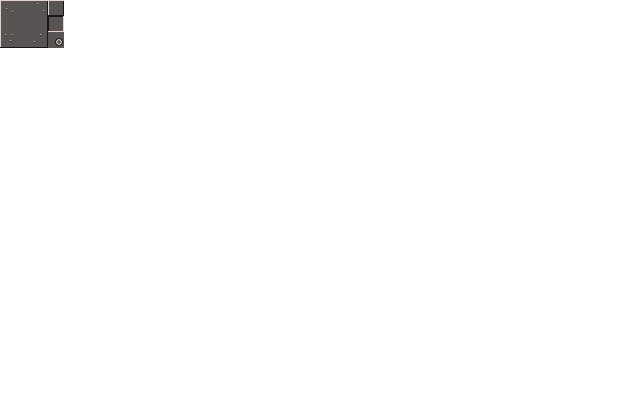
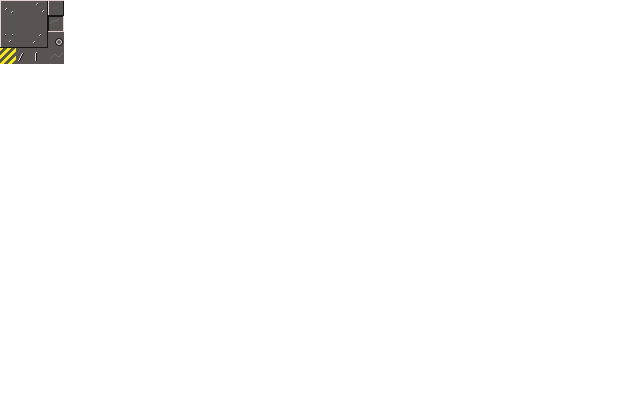
The second (640, 400) image is a revision of the first. Changes to its layers:
painted on "Bakgrund" over (x1=0, y1=4, x2=64, y2=64)
